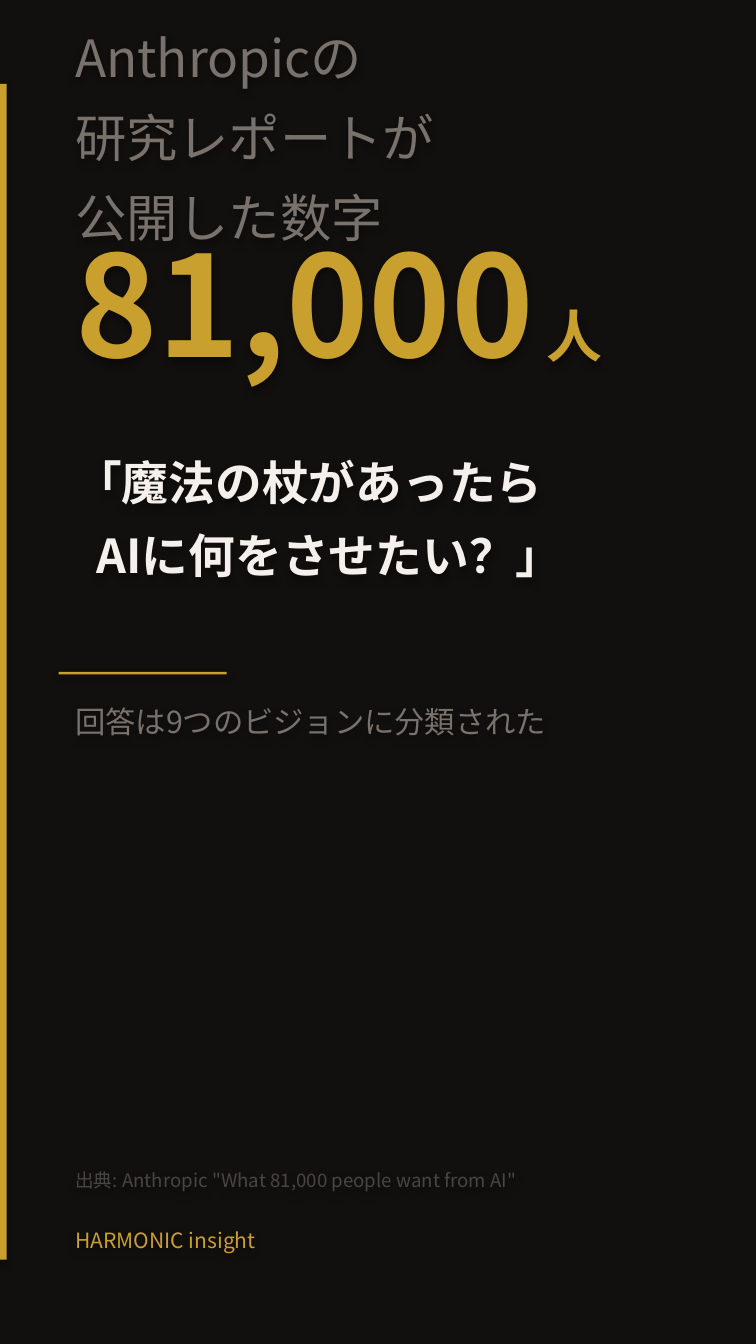
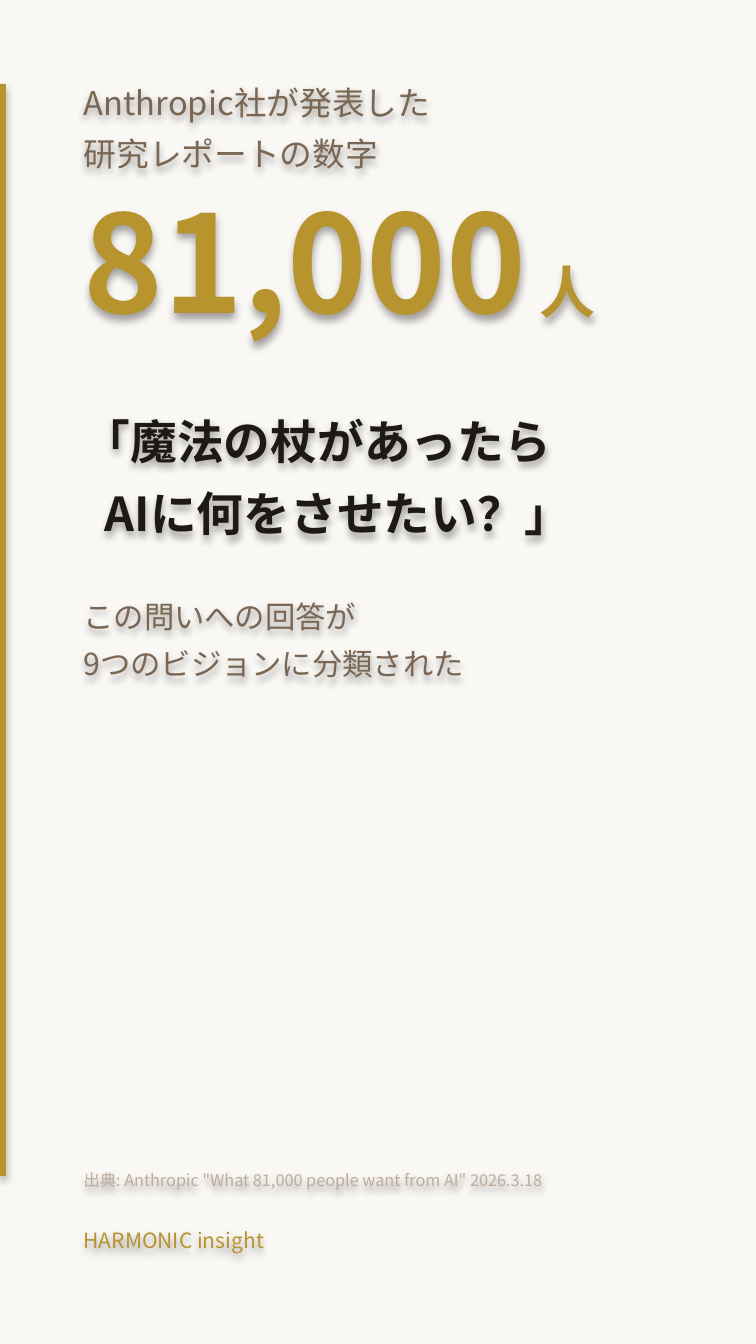
Before and after one commit to HarmonicInsight/harmonic-marketing, a slide deck: slide 2 of content/youtube/shorts/SHORT_NEWS_01_anthropic_freedom.pptx. Drawn at 756x1344 pixels with LibreOffice and Linux fonts; fonts in the diff are those of the drawing. Boxes give left, top, right and bottom in pixels: in the first picture for what was removed or moved away, otherwise in the second. Text is boxed around its words. In the diff, an @@ line names an element or a change of style, - is before the commit and + after.

```diff
--- a/content/youtube/shorts/SHORT_NEWS_01_anthropic_freedom.pptx
+++ b/content/youtube/shorts/SHORT_NEWS_01_anthropic_freedom.pptx
@@ background #12100E to #FAF8F5 @@
@@ rectangle: place and size @@
-rectangle at (0,84,7,1260)
+rectangle at (0,84,5,1176)
@@ rectangle at (0,84,5,1176): fill #C9A02D to #B8942F @@
@@ text at (84,87,431,169): text changed; size 22 to 14 pt; text colour #78716C to #7A6652 @@
-Anthropicの
-研究レポートが
-公開した数字
+Anthropic社が発表した
+研究レポートの数字
@@ text "81,000 人": place and size @@
-text "81,000 人" at (75,215,602,387)
+text "81,000 人" at (84,211,595,347)
@@ text "81,000 人" at (84,211,595,347): size 60 to 58 pt in "81,000"; text colour #C9A02D to #B8942F @@
@@ text "「魔法の杖があったら": place and size @@
-text "「魔法の杖があったら" at (75,459,562,578)
+text "「魔法の杖があったら" at (84,419,571,539)
@@ text "「魔法の杖があったら" at (84,419,571,539): text colour #F5F0EB to #1C1917 @@
@@ text at (84,602,464,678): text changed; text colour #78716C to #7A6652 @@
-回答は9つのビジョンに分類された
+この問いへの回答が
+9つのビジョンに分類された
@@ rectangle removed at (59,672,227,674) @@
@@ text at (84,1172,542,1190): text changed; size 8 to 7 pt; text colour #4A4540 to #BFAD9C @@
-出典: Anthropic "What 81,000 people want from AI"
+出典: Anthropic "What 81,000 people want from AI" 2026.3.18
@@ text "HARMONIC insight": place and size @@
-text "HARMONIC insight" at (75,1231,256,1253)
+text "HARMONIC insight" at (84,1231,264,1253)
@@ text "HARMONIC insight" at (84,1231,264,1253): text colour #C9A02D to #B8942F @@
```
Also in this commit, not shown: 4 other slides changed, 3 other files.
